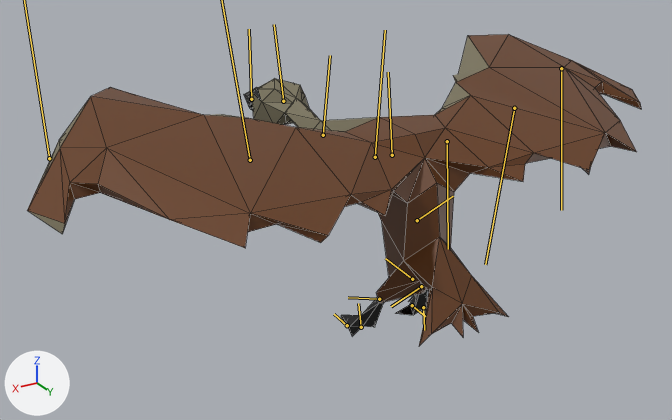
Before and after pictures for a commit that changed the FBX model Assets/Shahar'sArt/Assets/Characters/vulture.fbx.
The view is the same before and after, from a 50 mm lens placed at (1.125, 1.759, 1.141), pointed at (0.031, -0.063, 0.23). The axes (+X, +Y, +Z) are drawn at lower left. The lights are the same throughout. Both versions are drawn at frame 25 of the action 'Take 001'; the numbers are the values there. The bones that bend it are drawn over the model as lines. Mesh edges are drawn as thin lines.
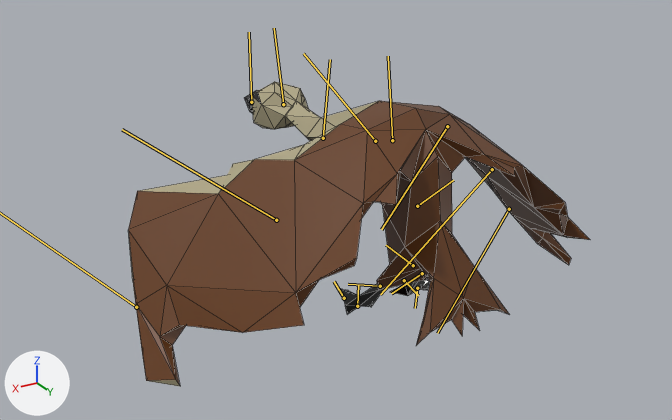
Location of each change, [x1, y1, x2, y2] in pixels of the pictures (672 x 420 px):
'Cube.001', posed (25% narrower)
    before: [27, 35, 641, 346]
    after: [128, 82, 590, 386]
bone 'joint1', root to tip
    before: (412, 279) to (385, 258)
    after: (413, 265) to (386, 245)
bone 'joint4', root to tip
    before: (323, 135) to (330, 55)
    after: (323, 138) to (330, 59)
bone 'joint10', root to tip
    before: (375, 157) to (385, 30)
    after: (375, 141) to (303, 53)
bone 'joint19', root to tip
    before: (447, 141) to (448, 249)
    after: (447, 126) to (381, 229)
bone 'joint7', root to tip
    before: (379, 299) to (348, 297)
    after: (380, 286) to (348, 284)
bone 'joint16', root to tip
    before: (421, 286) to (391, 306)
    after: (422, 273) to (391, 293)

What the commit changed:
Bone 'joint1' (bone_joint1) moves from (0.0, 0.0, 0.0) to (3.5, 0.2, 0.0).
Bone 'joint4' (bone_joint4) moves from (0.0, 0.0, 0.0) to (-0.7, -4.3, 0.0).
Bone 'joint10' (bone_joint10) turns from (0, 0, 0) to (0, 0, -43) degrees about its own x, y and z.
Bone 'joint19' (bone_joint19) turns from (0, 0, 0) to (0, 0, -43) degrees about its own x, y and z.
Bone 'joint7' (bone_joint7) turns from (0, 0, 0) to (0, -16, 0) degrees about its own x, y and z.
Bone 'joint16' (bone_joint16) turns from (0, 0, 0) to (0, -16, 0) degrees about its own x, y and z.
